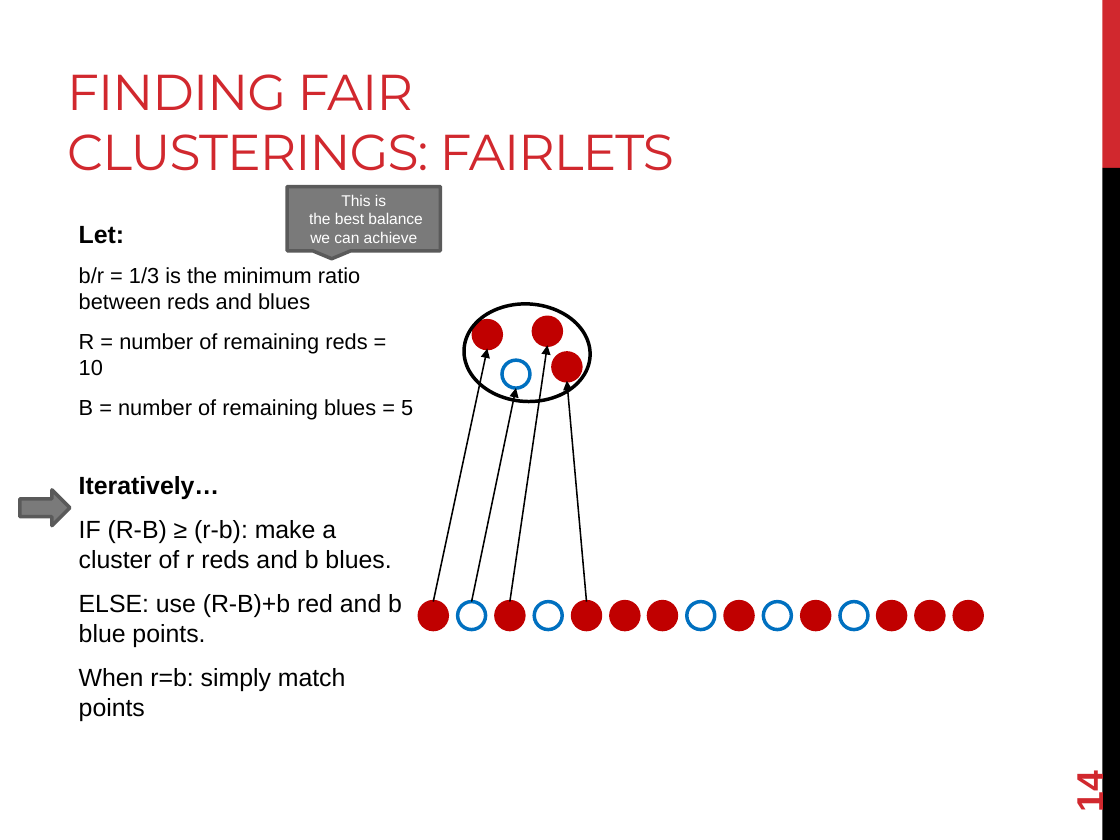
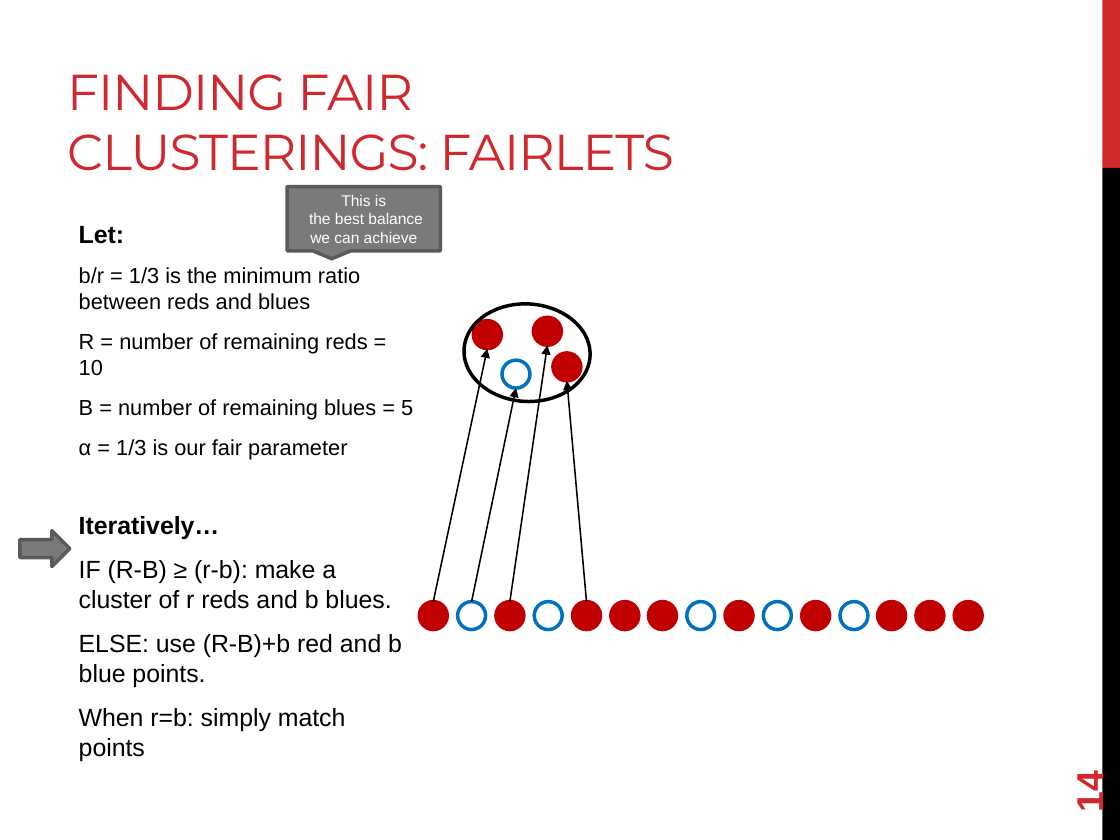
Before and after one commit to mech-design/mech-design.github.io, a slide deck: slide 14 of lecs/cmsc498t_s2022_lec23-24_knittel.pptx. Drawn at 1120x840 pixels with LibreOffice and Linux fonts; fonts in the diff are those of the drawing. Boxes give left, top, right and bottom in pixels: in the first picture for what was removed or moved away, otherwise in the second. Text is boxed around its words. In the diff, an @@ line names an element or a change of style, - is before the commit and + after.

```diff
--- a/lecs/cmsc498t_s2022_lec23-24_knittel.pptx
+++ b/lecs/cmsc498t_s2022_lec23-24_knittel.pptx
@@ text at bbox=[79, 439, 347, 460]: paragraph added @@
+α = 1/3 is our fair parameter
@@ right arrow: place and size @@
-right arrow at bbox=[20, 489, 71, 525]
+right arrow at bbox=[20, 531, 71, 567]
```
Also in this commit, not shown: 5 other slides changed, 2 slides added, 2 other files.
